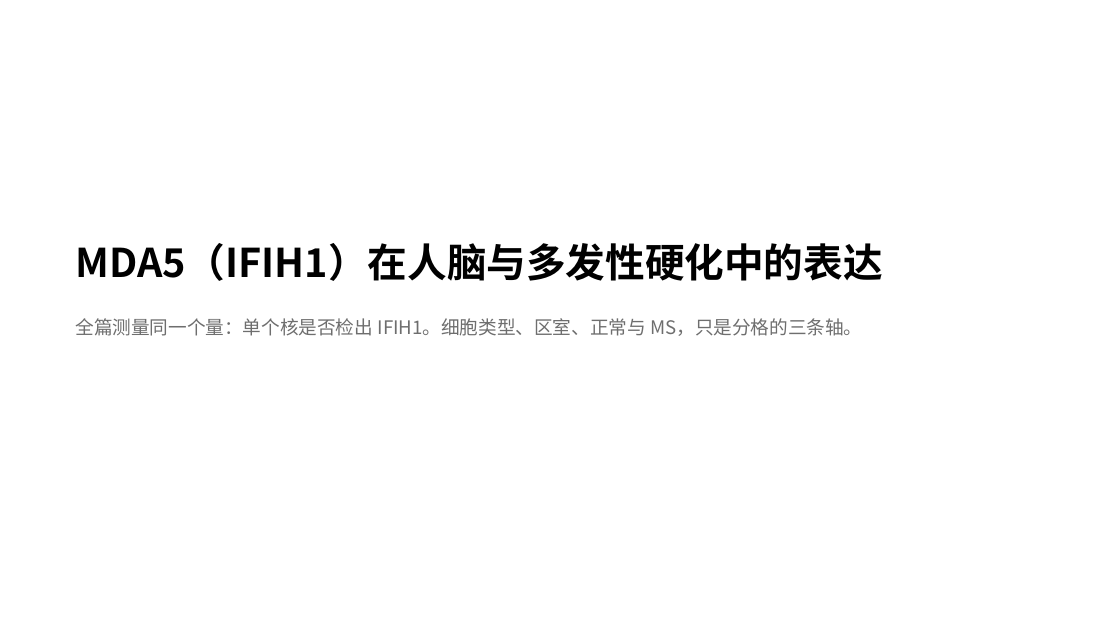
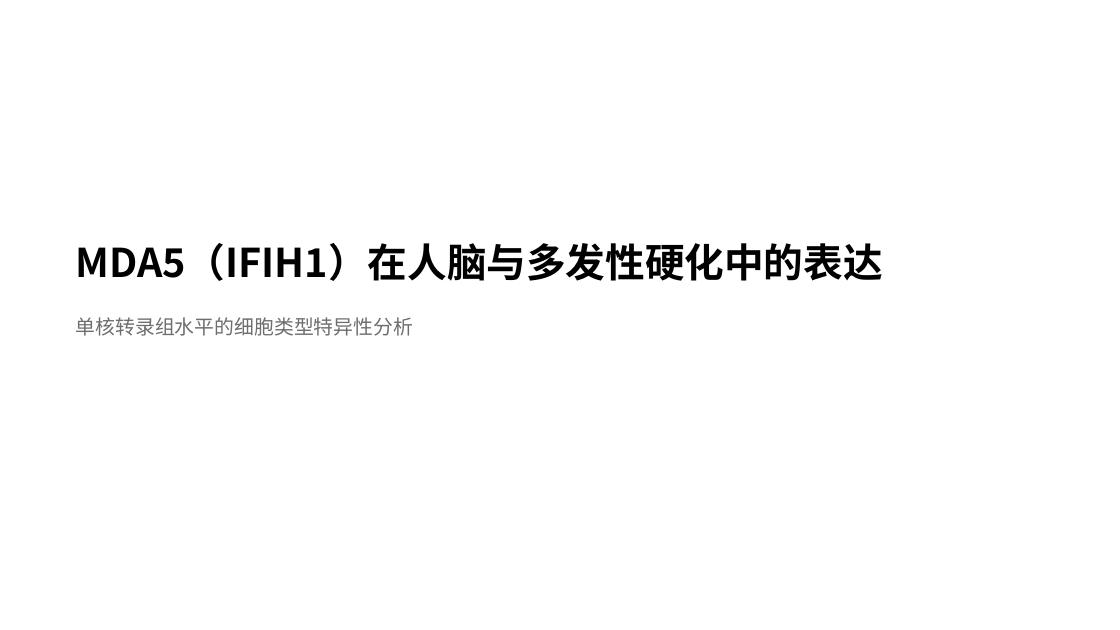
Before and after one commit to 7c96bzczcj-prog/aaa, a slide deck: slide 1 of results/mda5/MDA5_IFIH1_人脑与MS.pptx. Drawn at 1120x630 pixels with LibreOffice and Linux fonts; fonts in the diff are those of the drawing. Boxes give left, top, right and bottom in pixels: in the first picture for what was removed or moved away, otherwise in the second. Text is boxed around its words. In the diff, an @@ line names an element or a change of style, - is before the commit and + after.

```diff
--- a/results/mda5/MDA5_IFIH1_人脑与MS.pptx
+++ b/results/mda5/MDA5_IFIH1_人脑与MS.pptx
@@ text at bbox=[76, 317, 414, 336]: text changed; size 16 to 17 pt @@
-全篇测量同一个量：单个核是否检出 IFIH1。细胞类型、区室、正常与 MS，只是分格的三条轴。
+单核转录组水平的细胞类型特异性分析
```
Also in this commit, not shown: 9 other slides changed, 2 slides added, 2 slides removed, 16 other files.
